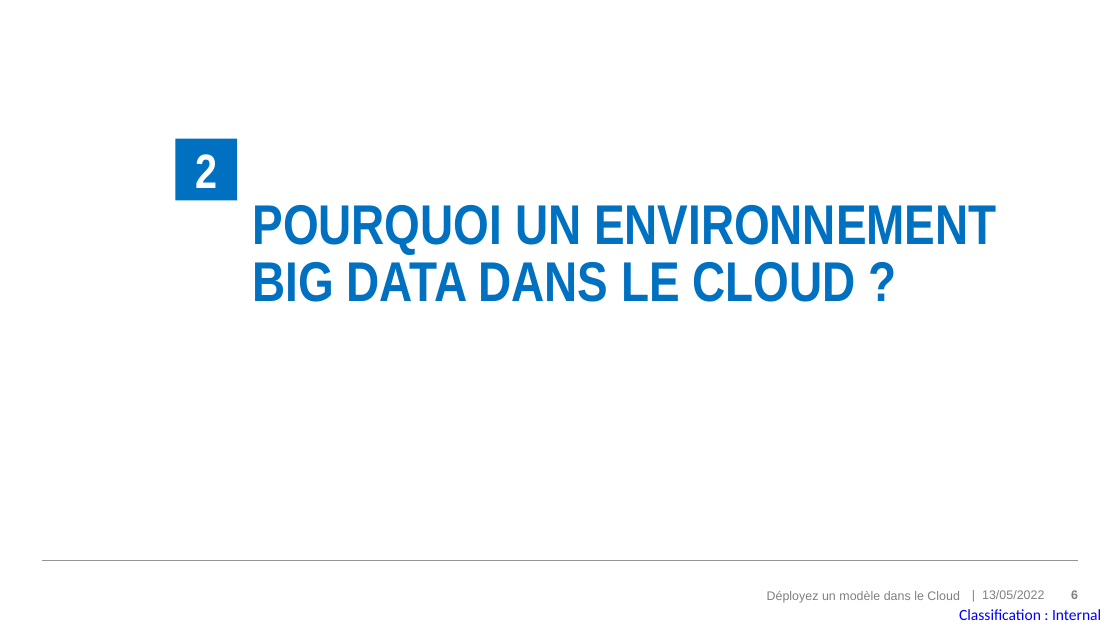
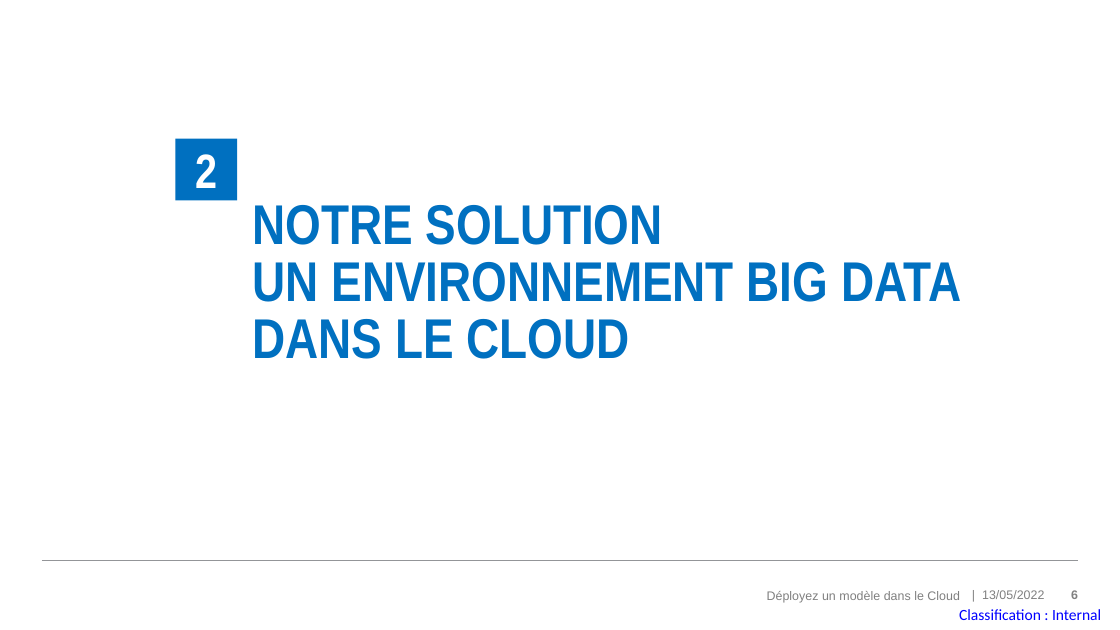
Before and after one commit to MadesLaurence/OpenClassrooms-Fruits-Project-8-, a slide deck: slide 6 of P8_10_support.pptx. Drawn at 1120x630 pixels with LibreOffice and Linux fonts; fonts in the diff are those of the drawing. Boxes give left, top, right and bottom in pixels: in the first picture for what was removed or moved away, otherwise in the second. Text is boxed around its words. In the diff, an @@ line names an element or a change of style, - is before the commit and + after.

```diff
--- a/P8_10_support.pptx
+++ b/P8_10_support.pptx
@@ title at (252, 205, 962, 359): text changed @@
-POURQUOI UN ENVIRONNEMENT BIG DATA DANS LE CLOUD ?
+NOTRE SOLUTION
+UN ENVIRONNEMENT BIG DATA DANS LE CLOUD
```
Also in this commit, not shown: 8 other slides changed, 2 slides added, 1 slide removed, 1 other file.
